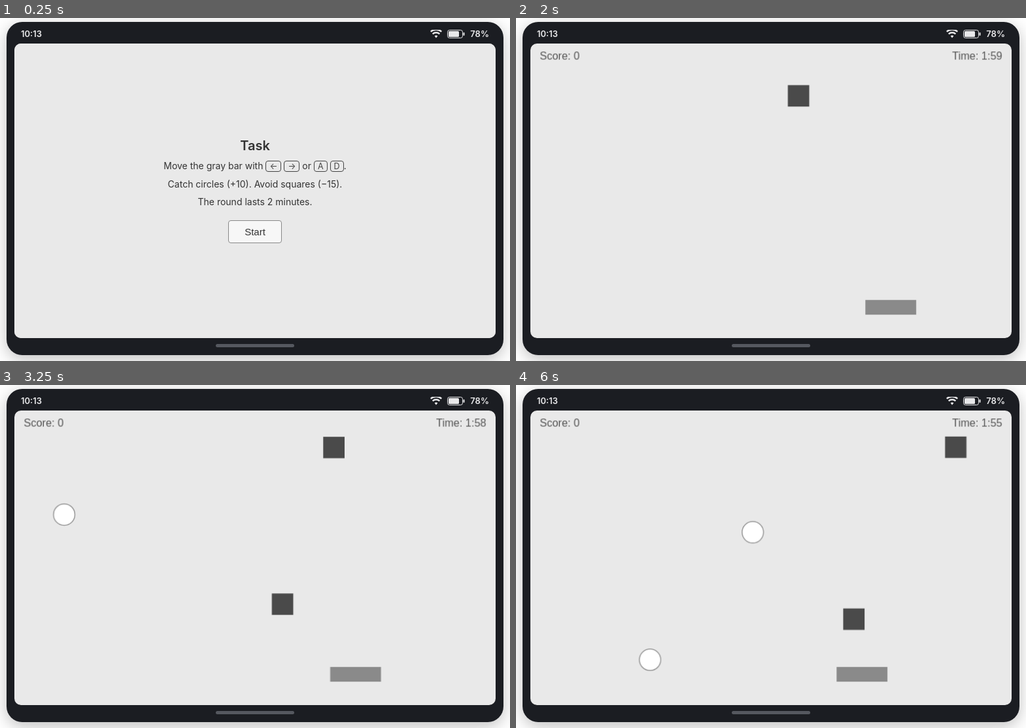
Above: before the commit, frames 1-4 (two rows, left to right).
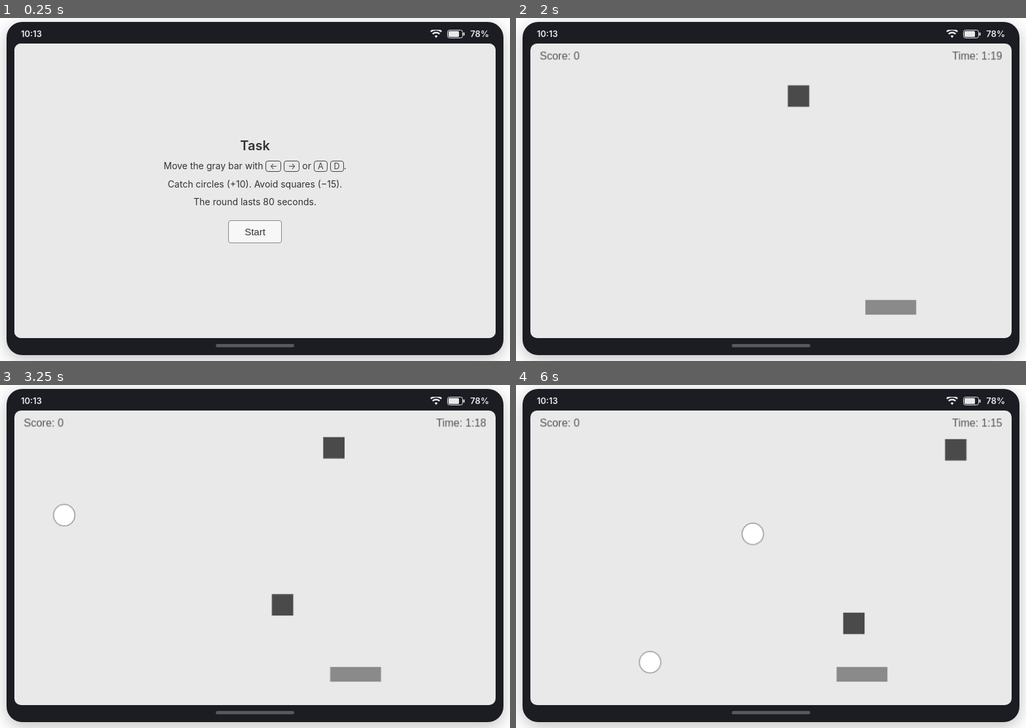
Above: after the commit, the same moments.

Repository: rwelden/ibgame
Game: browser game, page minimal.html
Same seed, same stepped clock (60 frames per second), same inputs: the game is played once before the commit and once after it.
Inputs:
- Up to frame 1 (0.25 s): no input
- Up to frame 2 (2 s): click "Start" at 0.27 s; hold Right 1.03-1.53 s; tap Space at 1.1, 1.6 s; hold Down 1.58-1.85 s; hold Left from 1.9 s (still down)
- Up to frame 3 (3.25 s): tap Space at 2.1, 2.6, 3.1 s; release Left at 2.47 s; hold Up 2.52-2.82 s; hold Right from 2.87 s (still down)
- Up to frame 4 (6 s): release Right at 3.53 s; hold Up 3.58-3.82 s; tap Space every 0.5 s from 3.6 to 5.6 s; hold Left 3.87-4.3 s; hold Down 4.35-4.68 s; hold Right 4.73-5.23 s; hold Down 5.28-5.55 s; hold Left from 5.6 s (still down)

The runs differ from the first frame. In frame 1, 0.3% of the frame differs, in the area x 37-62%, y 52-55%; in frame 2, less than 0.1%; in frame 3, 0.1%; in frame 4, 0.4%, in the area x 24-95%, y 9-85%.

Commit message:
Add files via upload

Diff:
--- a/minimal.html
+++ b/minimal.html
@@ -82,9 +82,9 @@
 function num(v, d, lo, hi) { const n = parseFloat(v); return isFinite(n) ? Math.min(hi, Math.max(lo, n)) : d; }
 const SRC     = (P.get('src') || 'device').toLowerCase() === 'game' ? 'game' : 'device';
 const DISRUPT = P.get('disrupt') !== '0';
-const DUR     = num(P.get('dur'), 120, 20, 600);
+const DUR     = num(P.get('dur'), 80, 20, 600);
 const DT      = num(P.get('t'), 60, 3, DUR - 3);
-const DLEN    = num(P.get('dlen'), 4, 1, 15);
+const DLEN    = num(P.get('dlen'), 8, 1, 15);
 const SEED    = Math.floor(num(P.get('seed'), 20261111, 0, 4294967295));
 const PID     = (P.get('pid') || '').slice(0, 64);
 
--- a/vivid.html
+++ b/vivid.html
@@ -82,9 +82,9 @@
 function num(v, d, lo, hi) { const n = parseFloat(v); return isFinite(n) ? Math.min(hi, Math.max(lo, n)) : d; }
 const SRC     = (P.get('src') || 'device').toLowerCase() === 'game' ? 'game' : 'device';
 const DISRUPT = P.get('disrupt') !== '0';
-const DUR     = num(P.get('dur'), 120, 20, 600);
+const DUR     = num(P.get('dur'), 80, 20, 600);
 const DT      = num(P.get('t'), 60, 3, DUR - 3);
-const DLEN    = num(P.get('dlen'), 4, 1, 15);
+const DLEN    = num(P.get('dlen'), 8, 1, 15);
 const SEED    = Math.floor(num(P.get('seed'), 20261111, 0, 4294967295));
 const PID     = (P.get('pid') || '').slice(0, 64);
 
